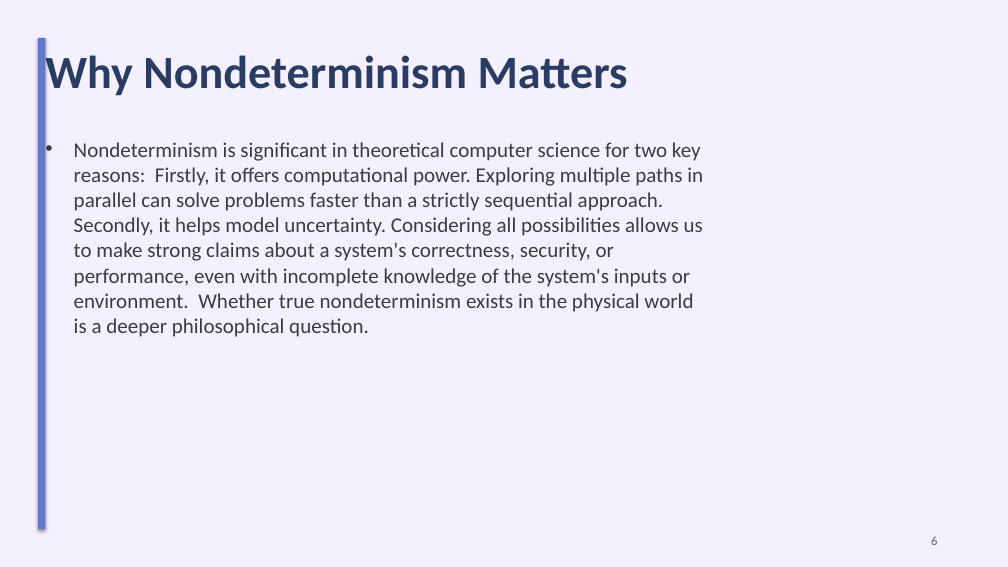
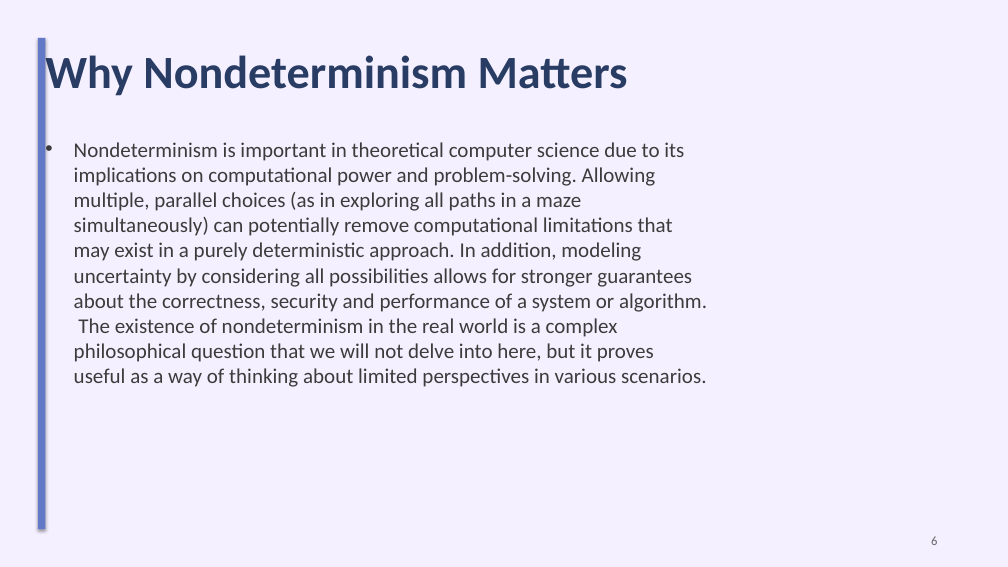
Before and after one commit to sanskarsri26/pdf-to-lecture, a slide deck: slide 6 of Styled_Slides.pptx. Drawn at 1008x567 pixels with LibreOffice and Linux fonts; fonts in the diff are those of the drawing. Boxes give left, top, right and bottom in pixels: in the first picture for what was removed or moved away, otherwise in the second. Text is boxed around its words. In the diff, an @@ line names an element or a change of style, - is before the commit and + after.

Commit message:
file input output name change

```diff
--- a/Styled_Slides.pptx
+++ b/Styled_Slides.pptx
@@ text at [74,142,707,387]: text changed @@
-• Nondeterminism is significant in theoretical computer science for two key reasons: Firstly, it offers computational power. Exploring multiple paths in parallel can solve problems faster than a strictly sequential approach. Secondly, it helps model uncertainty. Considering all possibilities allows us to make strong claims about a system's correctness, security, or performance, even with incomplete knowledge of the system's inputs or environment. Whether true nondeterminism exists in the physical world is a deeper philosophical question.
+• Nondeterminism is important in theoretical computer science due to its implications on computational power and problem-solving. Allowing multiple, parallel choices (as in exploring all paths in a maze simultaneously) can potentially remove computational limitations that may exist in a purely deterministic approach. In addition, modeling uncertainty by considering all possibilities allows for stronger guarantees about the correctness, security and performance of a system or algorithm. The existence of nondeterminism in the real world is a complex philosophical question that we will not delve into here, but it proves useful as a way of thinking about limited perspectives in various scenarios.
```
Also in this commit, not shown: 8 other slides changed, 4 other files.
